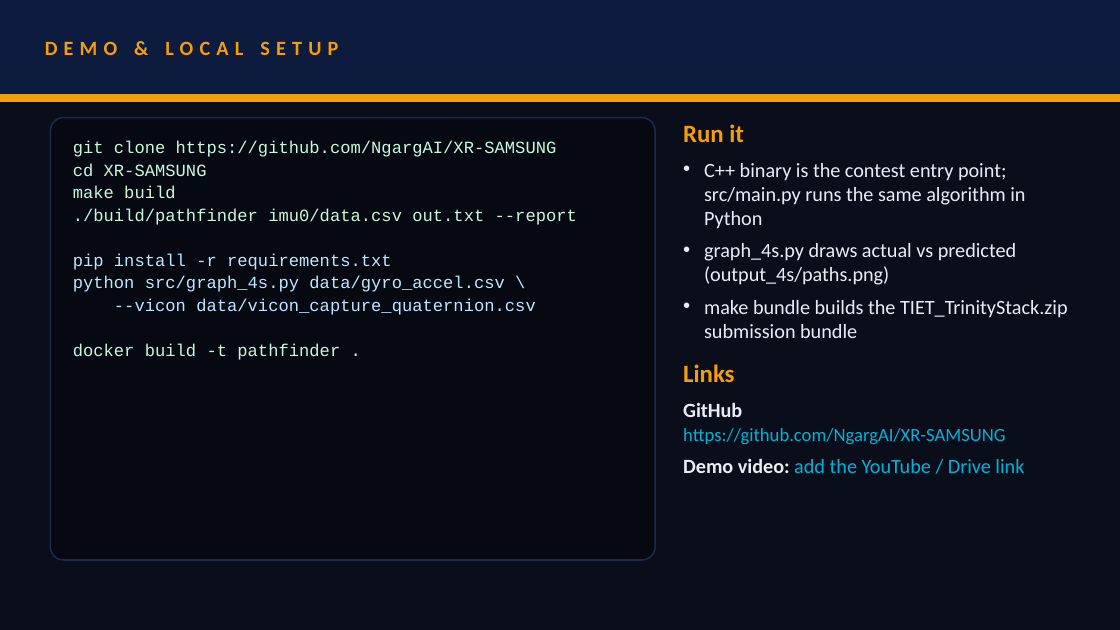
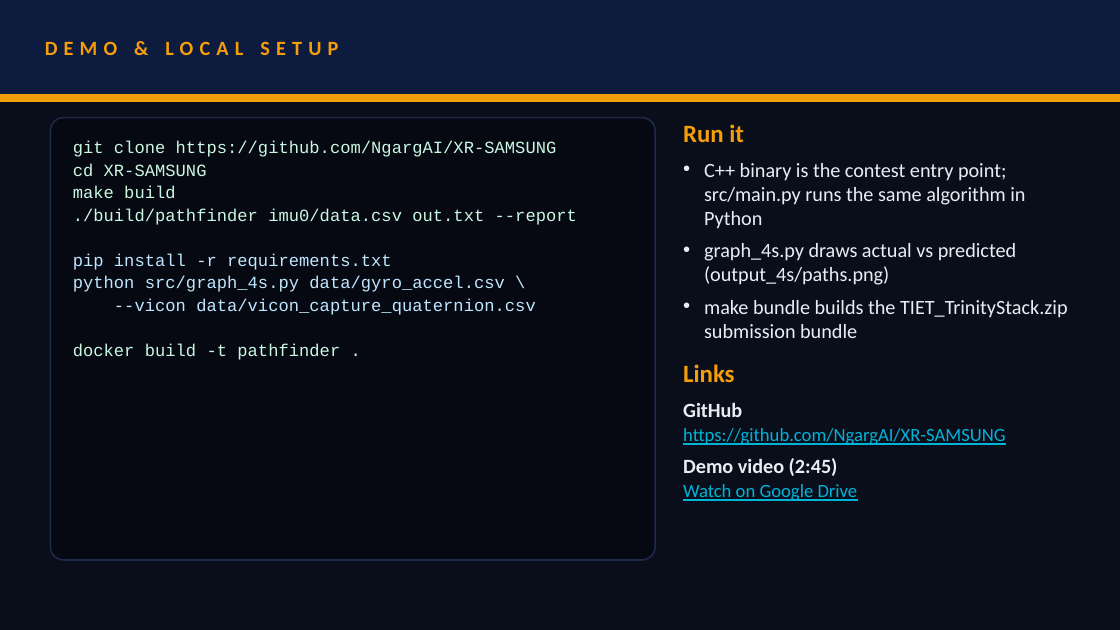
Before and after one commit to NgargAI/XR-SAMSUNG, a slide deck: slide 7 of presentation/TIET_TrinityStack.pptx. Drawn at 1120x630 pixels with LibreOffice and Linux fonts; fonts in the diff are those of the drawing. Boxes give left, top, right and bottom in pixels: in the first picture for what was removed or moved away, otherwise in the second. Text is boxed around its words. In the diff, an @@ line names an element or a change of style, - is before the commit and + after.

```diff
--- a/presentation/TIET_TrinityStack.pptx
+++ b/presentation/TIET_TrinityStack.pptx
@@ text at box(683, 428, 1005, 445): underline on in "https://github.com/NgargAI/XR-SAMSUNG" @@
@@ text at box(683, 458, 858, 501): text changed; size 13 to 12 pt @@
-Demo video: add the YouTube / Drive link
+Demo video (2:45)
+Watch on Google Drive
```
Also in this commit, not shown: 1 other slide changed, 4 other files.
